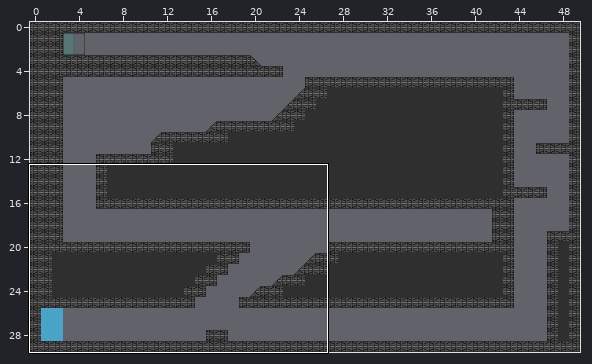
An edit to a level. Tiled map (JSON), level/lv_001.json. The first picture is a wide view before the edit; the outline marks the close-up.
Close-up. Earlier state:
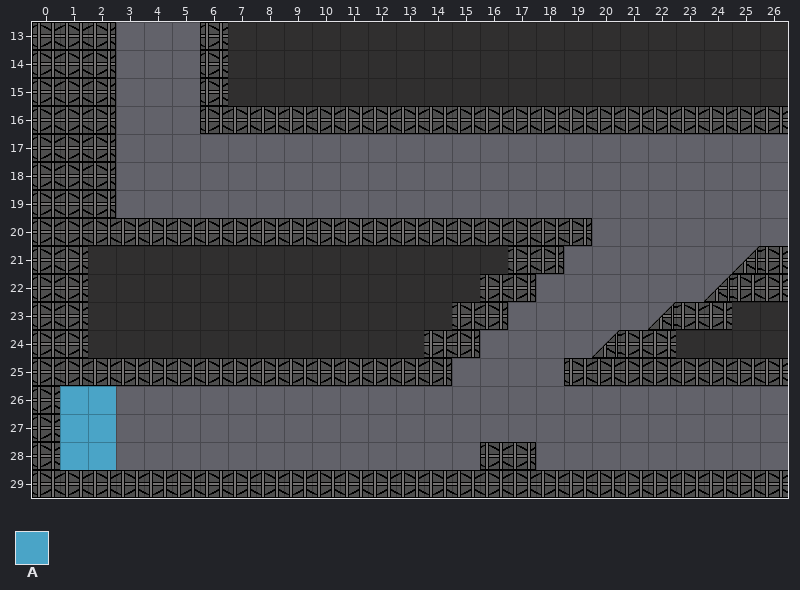
Cells are 32x32 px. Shown: x 0..26, y 13..29. The commit also changed other parts of the map, which this record leaves out.
Key: from "tile_set_tuto": A 3.
_ is an empty cell.
Layers that did not change in this view are not listed.
Layer "start_lv_001" before, first column x 0:
13 ___________________________
14 ___________________________
15 ___________________________
16 ___________________________
17 ___________________________
18 ___________________________
19 ___________________________
20 ___________________________
21 ___________________________
22 ___________________________
23 ___________________________
24 ___________________________
25 ___________________________
26 _AA________________________
27 _AA________________________
28 _AA________________________
29 ___________________________
New version:
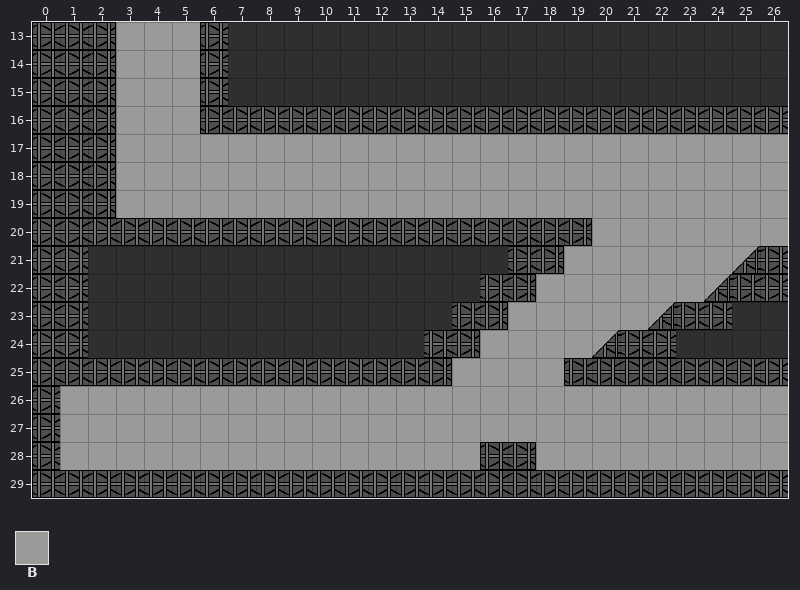
Further tiles: from "tile_set_lab": B 96.
Tiles of an added or newly shown layer are drawn over the layers below it.
Change:
Layer "back_lv_001" (added):
The edit adds tile B in rows 13 to 16 at x 3 to 5; in rows 17 to 19 at x 3 to 26; in row 20 at x 20 to 26; in row 21 at x 19 to 25; in row 22 at x 18 to 24; in row 23 at x 17 to 22.
The edit adds tile B in row 24 at x 16 to 20; in row 25 at x 15 to 18; in rows 26 to 27 at x 1 to 26; in row 28 at x 1 to 15 and 18 to 26.
Layer "start_lv_001" (removed):
The edit erases tile A in rows 26 to 28 at x 1 to 2.
Pixel boxes of the changes (left, top, right, bottom) in both close-ups:
changed: (60, 22, 788, 470)
